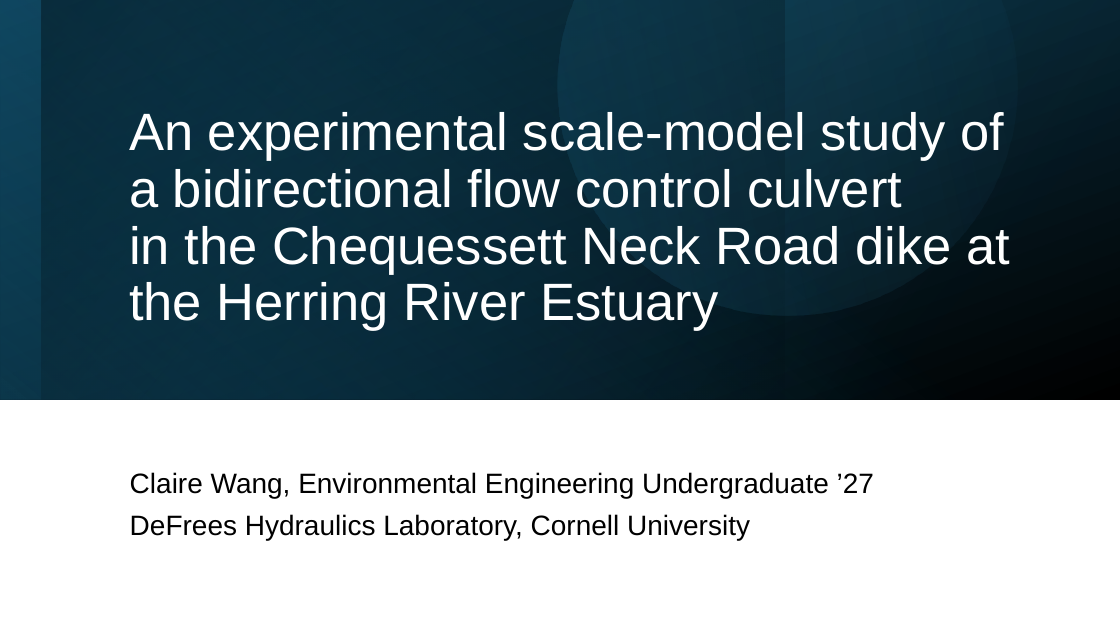
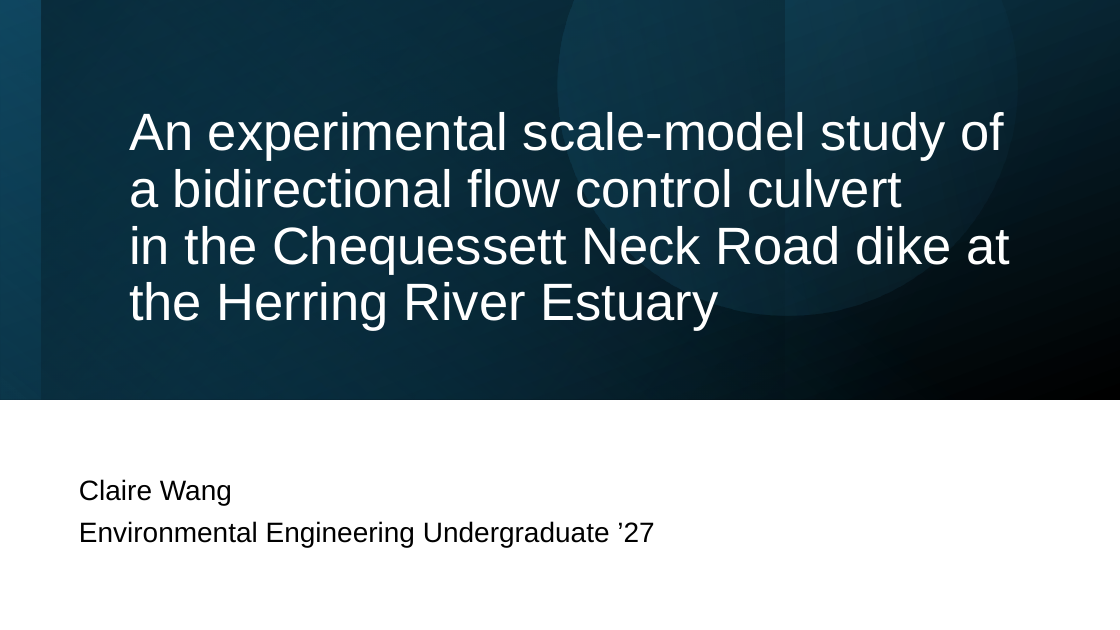
Before and after one commit to clairewang23/hre-model, a slide deck: slide 1 of Presentations/HRE culvert scale model.pptx. Drawn at 1120x630 pixels with LibreOffice and Linux fonts; fonts in the diff are those of the drawing. Boxes give left, top, right and bottom in pixels: in the first picture for what was removed or moved away, otherwise in the second. Text is boxed around its words. In the diff, an @@ line names an element or a change of style, - is before the commit and + after.

```diff
--- a/Presentations/HRE culvert scale model.pptx
+++ b/Presentations/HRE culvert scale model.pptx
@@ subtitle at (79,479,654,547): text changed @@
-Claire Wang, Environmental Engineering Undergraduate ’27
-DeFrees Hydraulics Laboratory, Cornell University
+Claire Wang
+Environmental Engineering Undergraduate ’27
```
Also in this commit, not shown: 6 other slides changed, 3 slides added, 5 other files.
